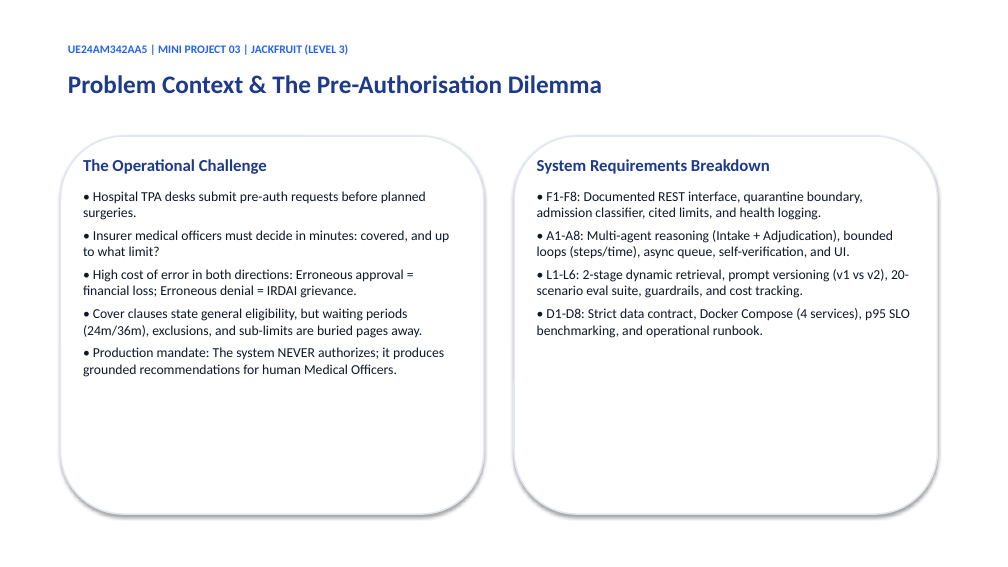
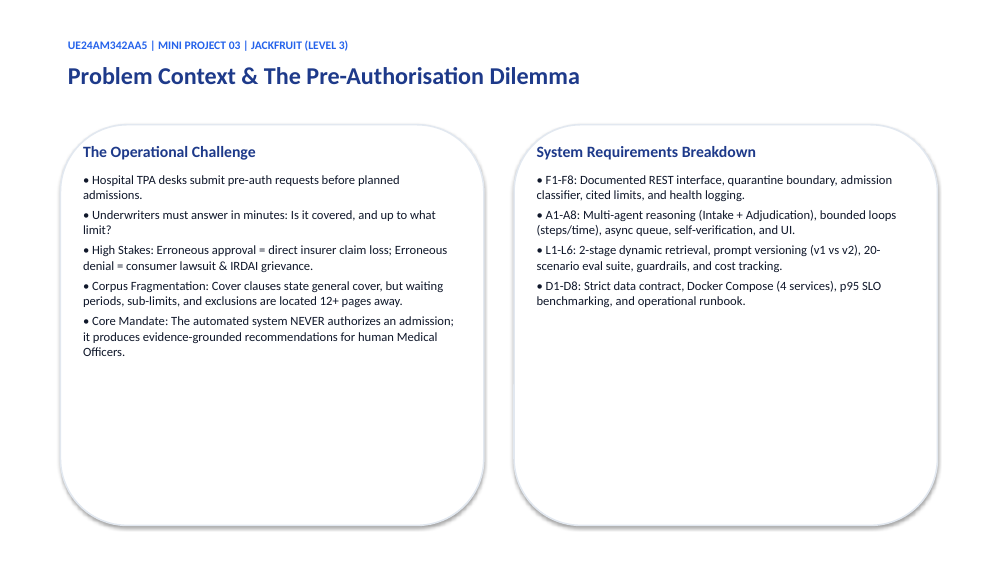
Before and after one commit to DharshiniPES/health-insurance-preauth-desk, a slide deck: slide 2 of PreAuthorisation_Desk_Presentation.pptx. Drawn at 1008x567 pixels with LibreOffice and Linux fonts; fonts in the diff are those of the drawing. Boxes give left, top, right and bottom in pixels: in the first picture for what was removed or moved away, otherwise in the second. Text is boxed around its words. In the diff, an @@ line names an element or a change of style, - is before the commit and + after.

```diff
--- a/PreAuthorisation_Desk_Presentation.pptx
+++ b/PreAuthorisation_Desk_Presentation.pptx
@@ text "UE24AM342AA5 | MINI PROJECT 03 ...": place and size @@
-text "UE24AM342AA5 | MINI PROJECT 03 ..." at box(68, 44, 348, 55)
+text "UE24AM342AA5 | MINI PROJECT 03 ..." at box(68, 40, 348, 51)
@@ text "Problem Context & The Pre-Authorisation ...": place and size @@
-text "Problem Context & The Pre-Authorisation ..." at box(68, 75, 602, 93)
+text "Problem Context & The Pre-Authorisation ..." at box(68, 67, 580, 84)
@@ text "Problem Context & The Pre-Authorisation ..." at box(68, 67, 580, 84): size 24 to 23 pt @@
@@ rounded rectangle: place and size @@
-rounded rectangle at box(60, 136, 484, 514)
+rounded rectangle at box(60, 125, 484, 526)
@@ text "The Operational Challenge": place and size @@
-text "The Operational Challenge" at box(83, 159, 449, 377)
+text "The Operational Challenge" at box(83, 146, 454, 356)
@@ text at box(83, 146, 256, 160): size 16 to 15 pt in "The Operational Challenge"; less space between paragraphs @@
@@ rounded rectangle: place and size @@
-rounded rectangle at box(514, 136, 938, 514)
+rounded rectangle at box(514, 125, 938, 526)
@@ text "System Requirements Breakdown": place and size @@
-text "System Requirements Breakdown" at box(537, 159, 910, 338)
+text "System Requirements Breakdown" at box(537, 146, 897, 307)
@@ text "System Requirements Breakdown" at box(537, 146, 897, 307): size 16 to 15 pt in "System Requirements Breakdown"; size 13 to 12 pt; less space between paragraphs @@
@@ text at box(83, 175, 454, 356): text changed; size 13 to 12 pt @@
-• Hospital TPA desks submit pre-auth requests before planned surgeries.
-• Insurer medical officers must decide in minutes: covered, and up to what limit?
-• High cost of error in both directions: Erroneous approval = financial loss; Erroneous denial = IRDAI grievance.
-• Cover clauses state general eligibility, but waiting periods (24m/36m), exclusions, and sub-limits are buried pages away.
-• Production mandate: The system NEVER authorizes; it produces grounded recommendations for human Medical Officers.
+• Hospital TPA desks submit pre-auth requests before planned admissions.
+• Underwriters must answer in minutes: Is it covered, and up to what limit?
+• High Stakes: Erroneous approval = direct insurer claim loss; Erroneous denial = consumer lawsuit & IRDAI grievance.
+• Corpus Fragmentation: Cover clauses state general cover, but waiting periods, sub-limits, and exclusions are located 12+ pages away.
+• Core Mandate: The automated system NEVER authorizes an admission; it produces evidence-grounded recommendations for human Medical Officers.
```
Also in this commit, not shown: 4 other slides changed, 7 slides added, 5 slides removed, 5 other files.
